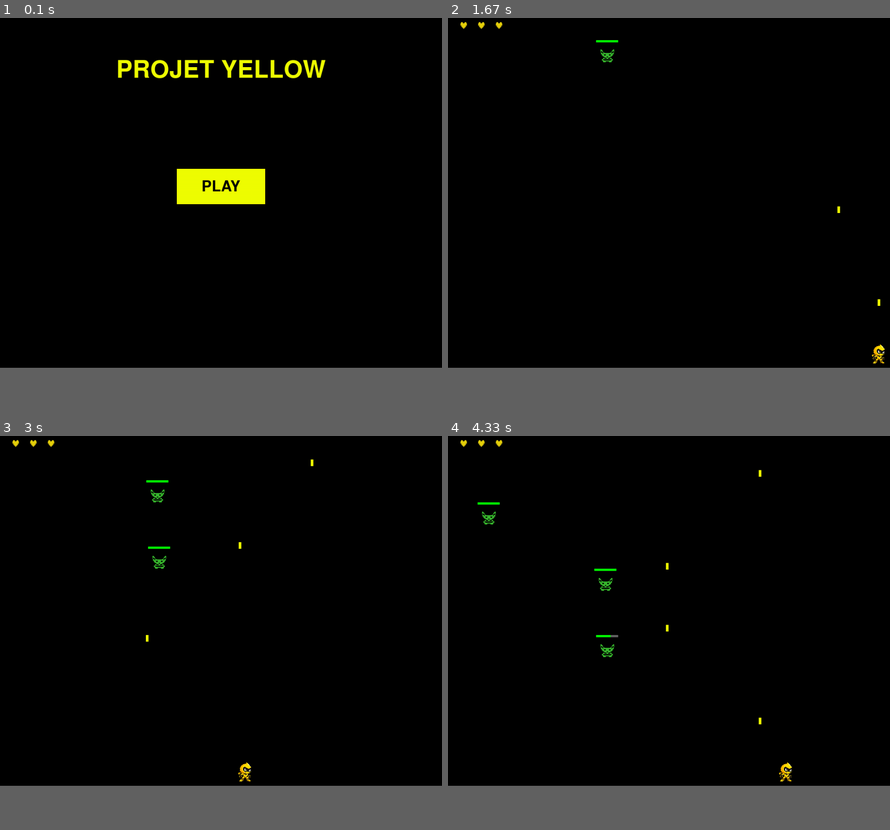
Above: before the commit, frames 1-4 (two rows, left to right).
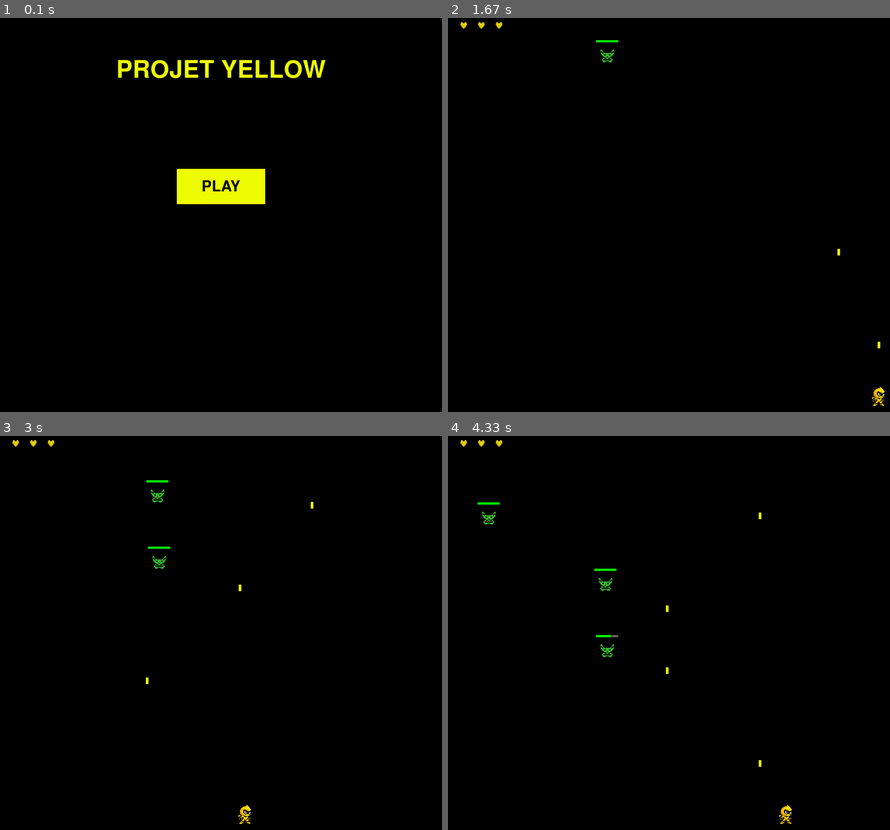
Above: after the commit, the same moments.

Repository: backmirio/GD-Pygame-Test
Game: pygame game, started from main.py
Two runs of this game, one before a commit and one after it. Both use one fixed random seed, a clock stepped at 60 frames per second and the inputs below.
Inputs:
- Up to frame 1 (0.1 s): no input
- Up to frame 2 (1.67 s): click "PLAY" at 0.38 s; hold Right 0.67-1.13 s; hold Right 1.17-1.63 s; tap Space at 1.23, 1.53 s
- Up to frame 3 (3 s): hold Left 1.67-2.2 s; tap Space at 1.73, 2.03, 2.3, 2.6, 2.73 s; hold Left 2.23-2.63 s; hold Right from 2.67 s (still down)
- Up to frame 4 (4.33 s): tap Space at 3.03, 3.4, 3.7, 3.9, 4.2 s; release Right at 3.3 s; hold Left 3.33-3.8 s; hold Right 3.83-4.3 s
In our replay, the window is 900x720 before the commit and 900x810 after it. These sizes can differ from the game's own. Grey fills any space a smaller window leaves; there, only what the larger window draws over its background counts as a difference.

The runs differ from the first frame. In frame 1, only the window size differs. In frame 2, 0.2% of the frame differs, in the area x 88-99%, y 47-99%; in frame 3, 0.3%; in frame 4, 0.3%, in the area x 49-78%, y 8-99%.

Commit message:
README.md updated

Diff:
--- a/main.py
+++ b/main.py
@@ -5,7 +5,7 @@
 
 pygame.display.set_caption("Projet Yellow")
 
-screen = pygame.display.set_mode((1000, 800))
+screen = pygame.display.set_mode((1000, 900))
 
 clock = pygame.time.Clock()
 
Not shown, changed: README.md
